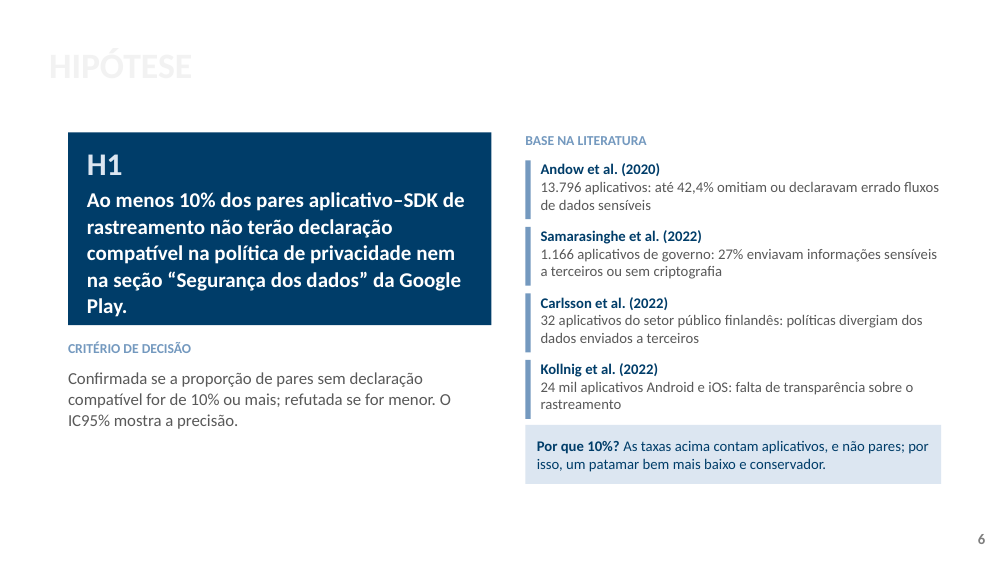
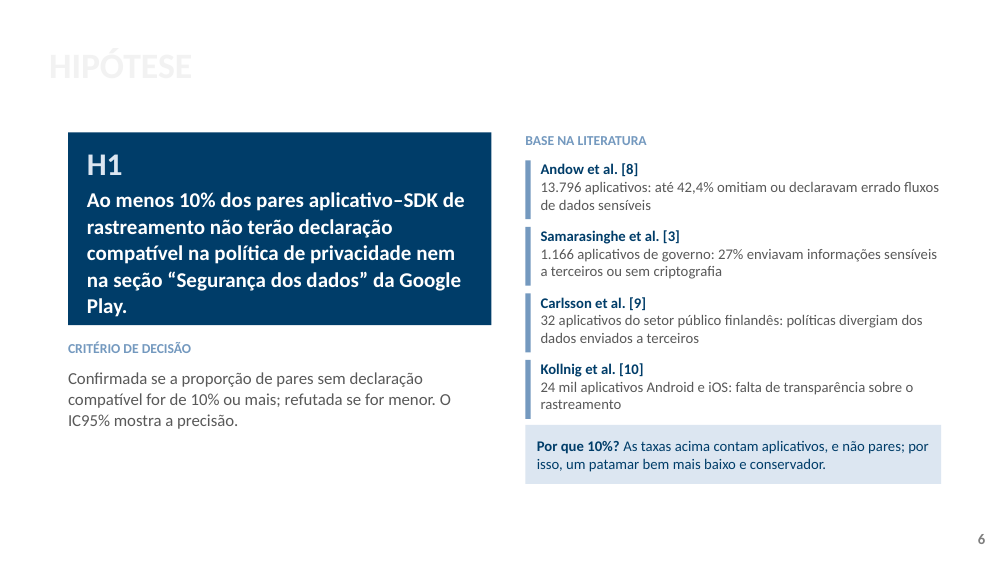
Before and after one commit to ClaudioAMF1/TCC, a slide deck: slide 6 of tcc/apresentacao/apresentacao-defesa-final.pptx. Drawn at 1008x567 pixels with LibreOffice and Linux fonts; fonts in the diff are those of the drawing; background and template pictures are left out. Boxes give left, top, right and bottom in pixels: in the first picture for what was removed or moved away, otherwise in the second. Text is boxed around its words. In the diff, an @@ line names an element or a change of style, - is before the commit and + after.

```diff
--- a/tcc/apresentacao/apresentacao-defesa-final.pptx
+++ b/tcc/apresentacao/apresentacao-defesa-final.pptx
@@ text at <box>541,163,638,176</box>: text changed @@
-Andow et al. (2020)
+Andow et al. [8]
@@ text at <box>541,230,680,244</box>: text changed @@
-Samarasinghe et al. (2022)
+Samarasinghe et al. [3]
@@ text at <box>541,297,646,311</box>: text changed @@
-Carlsson et al. (2022)
+Carlsson et al. [9]
@@ text at <box>541,363,643,377</box>: text changed @@
-Kollnig et al. (2022)
+Kollnig et al. [10]
```
Also in this commit, not shown: 12 other slides changed, 6 other files.
